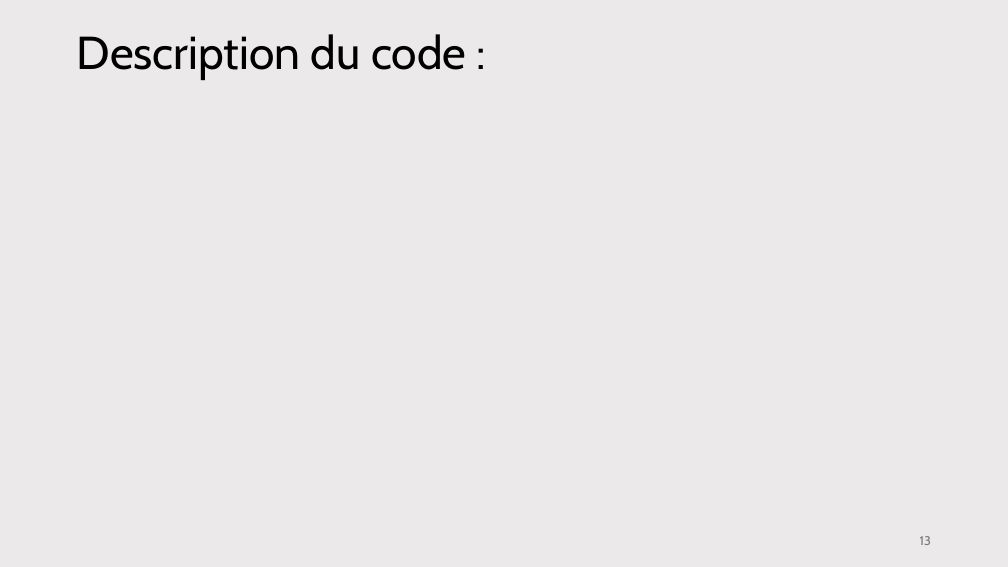
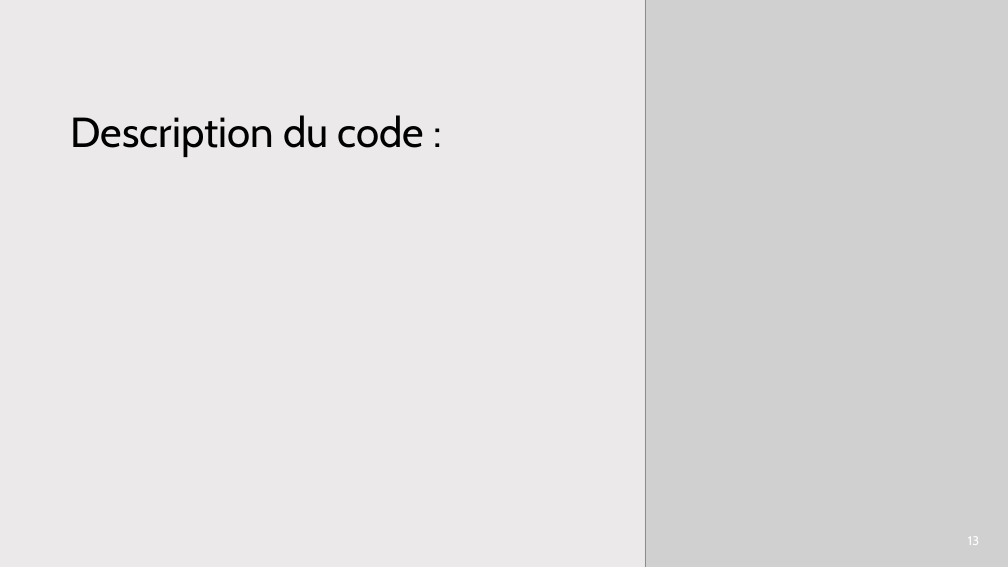
Before and after one commit to antoine-pt/MEC8211, a slide deck: slide 13 of projet_final/projet_final/MEC8211-Projet-final-Presentation.pptx. Drawn at 1008x567 pixels with LibreOffice and Linux fonts; fonts in the diff are those of the drawing; grey boxes stand for pictures. Boxes give left, top, right and bottom in pixels: in the first picture for what was removed or moved away, otherwise in the second. Text is boxed around its words. In the diff, an @@ line names an element or a change of style, - is before the commit and + after.

Commit message:
pwp: ajout de détails sur la description du code

```diff
--- a/projet_final/projet_final/MEC8211-Projet-final-Presentation.pptx
+++ b/projet_final/projet_final/MEC8211-Projet-final-Presentation.pptx
@@ picture added at <box>645,0,1008,567</box> @@
@@ title "Description du code :": place and size @@
-title "Description du code :" at <box>77,34,466,80</box>
+title "Description du code :" at <box>71,115,425,157</box>
@@ title "Description du code :" at <box>71,115,425,157</box>: size 44 to 40 pt @@
@@ page number: place and size @@
-page number at <box>920,536,931,545</box>
+page number at <box>968,536,979,545</box>
@@ page number at <box>968,536,979,545</box>: text colour #797979 to #FFFFFF; more space between paragraphs @@
```
Also in this commit, not shown: 1 other slide changed, 1 slide added.
